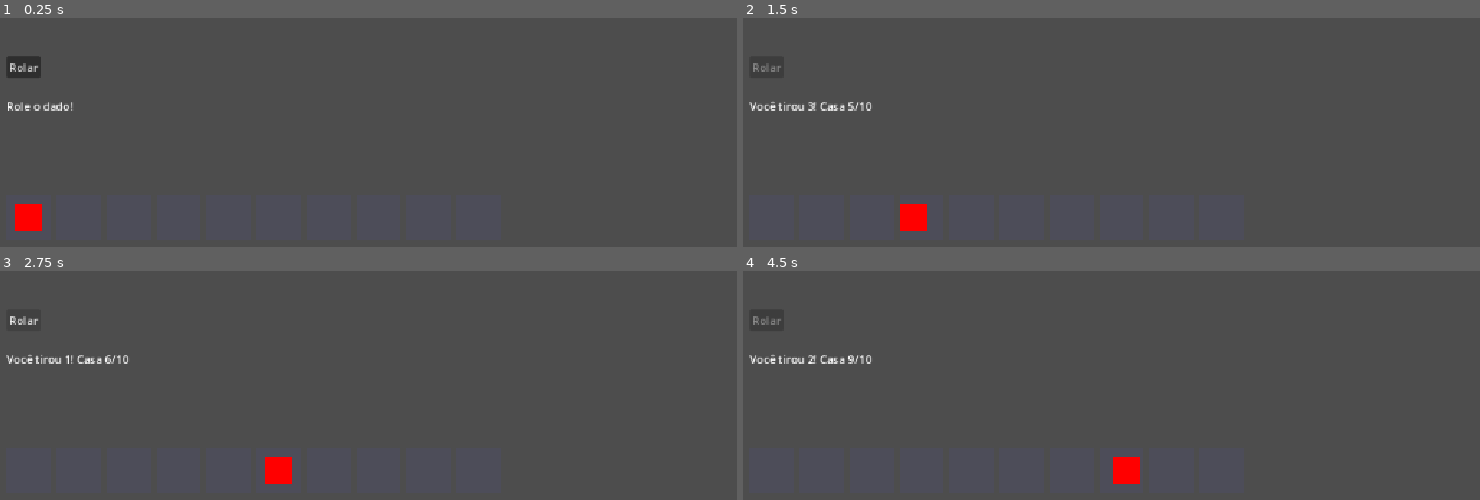
Above: before the commit, frames 1-4 (two rows, left to right).
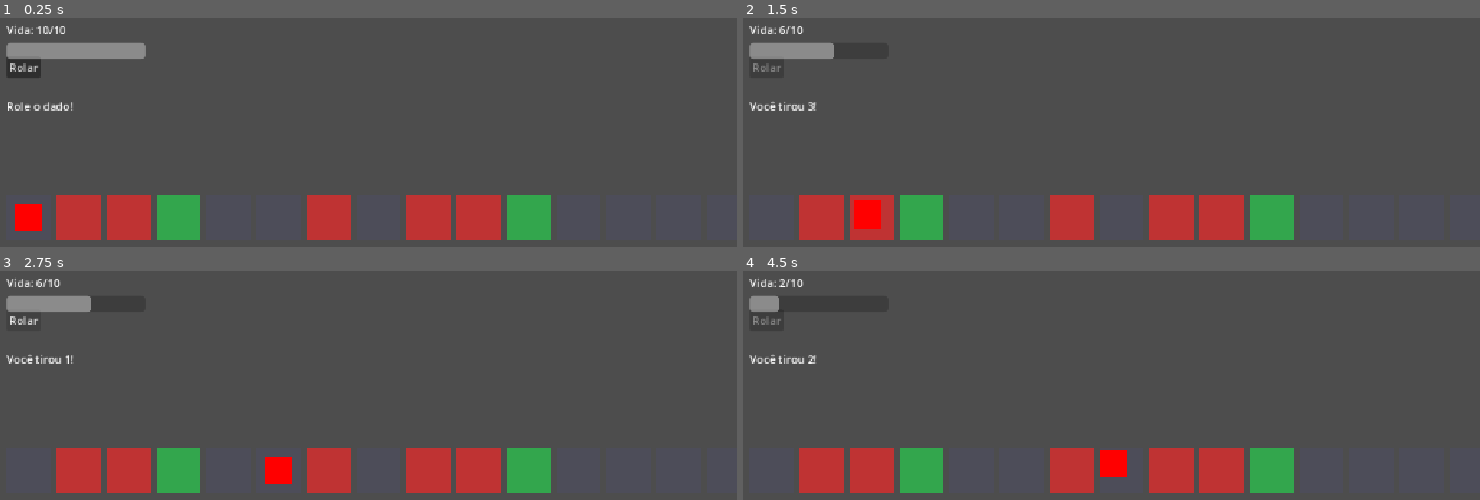
Above: after the commit, the same moments.

Repository: icamarassa/Dice-Run
Game: Godot game, scene res://scenes/main.tscn
Two runs of this game, one before a commit and one after it. Both use one fixed random seed, a clock stepped at 60 frames per second and the inputs below.
Inputs:
- Up to frame 1 (0.25 s): no input
- Up to frame 2 (1.5 s): click "Rolar" at 0.5 s; click "Rolar" at 1.25 s
- Up to frame 3 (2.75 s): click "Rolar" at 2 s
- Up to frame 4 (4.5 s): tap Enter at 2.75 s; tap Space at 4.25 s

The runs differ from the first frame. In frame 1, 9.7% of the frame differs, in the area x 0-75%, y 3-97%; in frame 2, 9.4%; in frame 3, 9.4%; in frame 4, 9.4%.

Commit message:
Marco 2: vida, tipos de casa e fim de jogo

Diff:
--- a/scenes/main.tscn
+++ b/scenes/main.tscn
@@ -23,6 +23,28 @@
 offset_bottom = 183.0
 text = "Role o dado!"
 
+[node name="LabelVida" type="Label" parent="UI" unique_id=1309796148]
+offset_left = 100.0
+offset_top = 50.0
+offset_right = 200.0
+offset_bottom = 130.0
+text = "Vida 10/10"
+
+[node name="BotaoReiniciar" type="Button" parent="UI" unique_id=1991521178]
+offset_left = 100.0
+offset_top = 240.0
+offset_right = 221.0
+offset_bottom = 271.0
+text = "Jogar de novo?"
+
+[node name="BarraVida" type="ProgressBar" parent="UI" unique_id=1020401044]
+offset_right = 200.0
+offset_bottom = 24.0
+offset_transform_position = Vector2(100, 80)
+max_value = 10.0
+value = 10.0
+show_percentage = false
+
 [node name="Marcador" type="ColorRect" parent="." unique_id=1082257869]
 offset_right = 40.0
 offset_bottom = 40.0
--- a/scripts/main.gd
+++ b/scripts/main.gd
@@ -1,57 +1,170 @@
 extends Node2D
 
-const TOTAL_CASAS := 10
+enum TipoCasa { NEUTRA, BUFF, DEBUFF }
+
+const TOTAL_CASAS := 15
 const TAMANHO_CASA := 64
 const ESPACO := 8
 const ORIGEM := Vector2(100, 300)
 
+const VIDA_MAXIMA := 10
+const VALOR_CURA := 2
+const VALOR_DANO := 4
+
+const CORES := {
+	TipoCasa.NEUTRA: Color(0.3, 0.3, 0.35),
+	TipoCasa.BUFF: Color(0.2, 0.65, 0.3),
+	TipoCasa.DEBUFF: Color(0.75, 0.2, 0.2),
+}
+
 var dado := Dado.new()
 var posicao_atual := 0
+var vida := VIDA_MAXIMA
+var tipos_casas: Array[int] = []
+var ocupado := false
 var jogo_terminou := false
 
 @onready var tabuleiro: Node2D = $Tabuleiro
 @onready var marcador: ColorRect = $Marcador
 @onready var botao_rolar: Button = $UI/BotaoRolar
 @onready var label_resultado: Label = $UI/LabelResultado
+@onready var label_vida: Label = $UI/LabelVida
+@onready var botao_reiniciar: Button = $UI/BotaoReiniciar
+@onready var barra_vida: ProgressBar = $UI/BarraVida
 
 
 func _ready() -> void:
+	randomize()
+	barra_vida.position = Vector2(100, 80)
+	barra_vida.size = Vector2(200, 24)
+	barra_vida.show_percentage = false
 	_criar_tabuleiro()
 	marcador.position = _posicao_do_marcador(0)
+	_atualizar_vida()
+	botao_reiniciar.hide()
 	botao_rolar.pressed.connect(_on_botao_rolar_pressed)
+	botao_reiniciar.pressed.connect(_on_botao_reiniciar_pressed)
 
+
+# ---------- Tabuleiro ----------
 
 func _criar_tabuleiro() -> void:
 	for i in TOTAL_CASAS:
+		# Primeira e última casas sempre neutras
+		var tipo: int = TipoCasa.NEUTRA
+		if i != 0 and i != TOTAL_CASAS - 1:
+			tipo = _sortear_tipo()
+		tipos_casas.append(tipo)
+
 		var casa := ColorRect.new()
 		casa.size = Vector2(TAMANHO_CASA, TAMANHO_CASA)
 		casa.position = ORIGEM + Vector2(i * (TAMANHO_CASA + ESPACO), 0)
-		casa.color = Color(0.3, 0.3, 0.35)
+		casa.color = CORES[tipo]
 		tabuleiro.add_child(casa)
 
 
+func _sortear_tipo() -> int:
+	var sorteio := randf()
+	if sorteio < 0.25:
+		return TipoCasa.BUFF
+	elif sorteio < 0.5:
+		return TipoCasa.DEBUFF
+	return TipoCasa.NEUTRA
+
+
 func _posicao_do_marcador(indice: int) -> Vector2:
-	# Centraliza o marcador (40x40) dentro da casa (64x64)
 	var margem := (TAMANHO_CASA - marcador.size.x) / 2
 	return ORIGEM + Vector2(indice * (TAMANHO_CASA + ESPACO) + margem, margem)
 
 
+# ---------- Turno ----------
+
 func _on_botao_rolar_pressed() -> void:
-	if jogo_terminou:
+	if ocupado or jogo_terminou:
 		return
+	ocupado = true
+	botao_rolar.disabled = true
 
 	var resultado := dado.rolar()
-	posicao_atual = min(posicao_atual + resultado, TOTAL_CASAS - 1)
-	label_resultado.text = "Você tirou %d! Casa %d/%d" % [resultado, posicao_atual + 1, TOTAL_CASAS]
+	label_resultado.text = "Você tirou %d!" % resultado
 
-	# Anima o movimento e bloqueia o botão enquanto anda
+	# Anda casa por casa
+	for i in resultado:
+		if posicao_atual >= TOTAL_CASAS - 1:
+			break
+		posicao_atual += 1
+		await _mover_um_passo(posicao_atual)
+
+	_resolver_casa()
+
+	if not jogo_terminou:
+		ocupado = false
+		botao_rolar.disabled = false
+
+
+func _mover_um_passo(indice: int) -> void:
+	var destino := _posicao_do_marcador(indice)
+	var tween := create_tween()
+	tween.set_parallel(true)
+	# Desliza no eixo X enquanto sobe e desce no Y (o "pulinho")
+	tween.tween_property(marcador, "position:x", destino.x, 0.2)
+	tween.tween_property(marcador, "position:y", destino.y - 30, 0.1)
+	tween.tween_property(marcador, "position:y", destino.y, 0.1).set_delay(0.1)
+	await tween.finished
+
+
+func _resolver_casa() -> void:
+	var mensagem := label_resultado.text
+
+	match tipos_casas[posicao_atual]:
+		TipoCasa.BUFF:
+			vida = min(vida + VALOR_CURA, VIDA_MAXIMA)
+			mensagem += "\nCasa de buff! +%d PV" % VALOR_CURA
+		TipoCasa.DEBUFF:
+			vida = max(vida - VALOR_DANO, 0)
+			mensagem += "\nCasa de debuff! -%d PV" % VALOR_DANO
+			_tremer()
+			_piscar()
+
+	label_resultado.text = mensagem
+	_atualizar_vida()
+
+	if vida <= 0:
+		_fim_de_jogo("Você morreu...")
+	elif posicao_atual == TOTAL_CASAS - 1:
+		_fim_de_jogo("Você chegou ao fim!")
+
+# ---------- Vida e fim de jogo ----------
+
+func _atualizar_vida() -> void:
+	label_vida.text = "Vida: %d/%d" % [vida, VIDA_MAXIMA]
+	barra_vida.max_value = VIDA_MAXIMA
+
+	var tween := create_tween()
+	tween.tween_property(barra_vida, "value", vida, 0.25)
+
+
+func _fim_de_jogo(texto: String) -> void:
+	jogo_terminou = true
 	botao_rolar.disabled = true
+	label_resultado.text = texto
+	botao_reiniciar.show()
+
+
+func _on_botao_reiniciar_pressed() -> void:
+	get_tree().reload_current_scene()
+
+
+# ---------- Juice ----------
+
+func _tremer(intensidade := 8.0) -> void:
 	var tween := create_tween()
-	tween.tween_property(marcador, "position", _posicao_do_marcador(posicao_atual), 0.3)
-	await tween.finished
-	botao_rolar.disabled = false
+	for i in 6:
+		var desvio := Vector2(randf_range(-1.0, 1.0), randf_range(-1.0, 1.0)) * intensidade
+		tween.tween_property(self, "position", desvio, 0.03)
+	tween.tween_property(self, "position", Vector2.ZERO, 0.03)
 
-	if posicao_atual == TOTAL_CASAS - 1:
-		jogo_terminou = true
-		botao_rolar.disabled = true
-		label_resultado.text = "Você chegou ao fim!"
+func _piscar() -> void:
+	marcador.color = Color.WHITE
+	var tween := create_tween()
+	tween.tween_property(marcador, "color", Color.RED, 0.25)
Not shown, added: scenes/main.tscn4320533979.tmp
